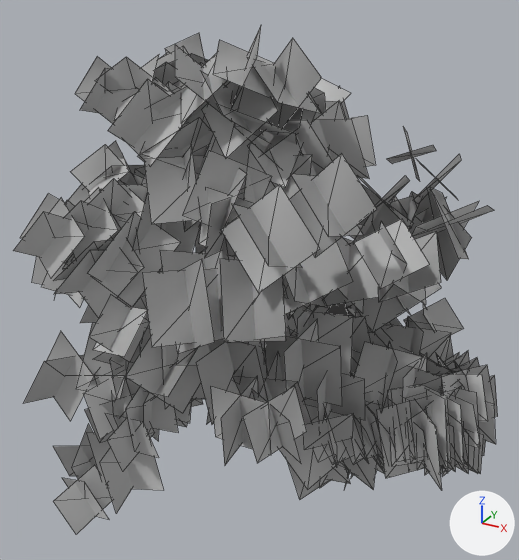
An edit to the FBX model OutdoorEnv/Content/Assets/envTree_Leaves_01.fbx, drawn before and after from the same camera.
Both versions are drawn from a 50 mm lens placed at (2.64, -4.81, 5.34), pointed at (-0.08, 0.13, 2.87). Lighting does not change. The marker at lower right points along +X, +Y and +Z. Mesh edges are drawn as thin lines. Where no turn or scale is listed for an object, it has been applied to the vertices. Vertices at the same position are counted once.

Objects in the first picture: 'envTree_Leaves_01'.
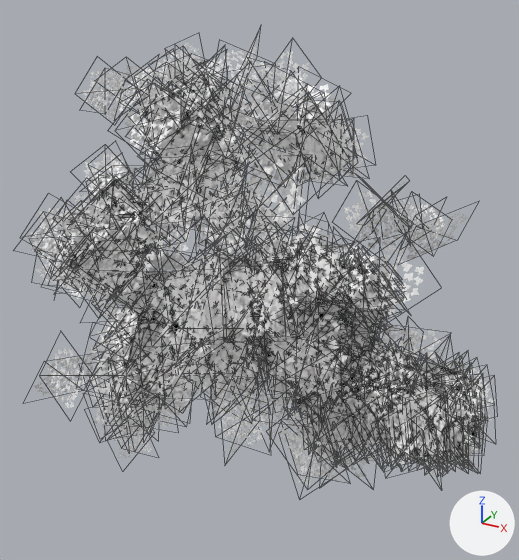
Commit message: trees v2

Changed parts and their boxes [x1, y1, x2, y2] in the pictures (519 x 560 px):
'envTree_Leaves_01', surface changed, reshaped (11% shorter): before [13, 26, 498, 534]; after [27, 36, 495, 486]
part 1 of me_mesh, deleted: before [53, 127, 494, 534]

The change, as a list of edits to the scene's bpy script:
```text
Add img_leaf_03_tga:
    img_leaf_03_tga = load_image('Leaf_03.tga', '../Textures/Leaf_03.tga', 1024, 1024, 'Non-Color')
Change mat_mattree_leaves_01:
    where n0 = _N.new('ShaderNodeBsdfPrincipled'); n0.name = 'Principled BSDF'
    remove n0.inputs[0].default_value = (0.5, 0.5, 0.5, 1.0)  # 'Base Color', grey #bcbcbc
    add n2 = _N.new('ShaderNodeTexImage'); n2.name = 'Image Texture'
    add n2.image = img_leaf_03_tga
    add n3 = _N.new('ShaderNodeTexImage'); n3.name = 'Image Texture.001'
    add n3.image = img_leaf_03_tga
    add _L.new(n2.outputs[0], n0.inputs[0])  # 'Color' to 'Base Color'
    add _L.new(n3.outputs[0], n0.inputs[4])  # 'Color' to 'Alpha'
Change me_mesh:
    used by ob_envtree_leaves_01; location = (0.0, 0.0, 0.0)
    remove me_mesh.from_pydata(...)  # 2584 vertices, 1292 faces; spans x -1.92..2.02, y -1.61..1.93, z 0.6..4.97
    add me_mesh.from_pydata(...)  # 2404 vertices, 1202 faces; spans x -1.92..2.02, y -1.57..1.76, z 0.94..4.97
    me_mesh part 1: 45 loose pieces with 180 vertices, spanning x -1.72..1.59, y -1.61..1.93, z 0.6..4.29, are deleted
```
